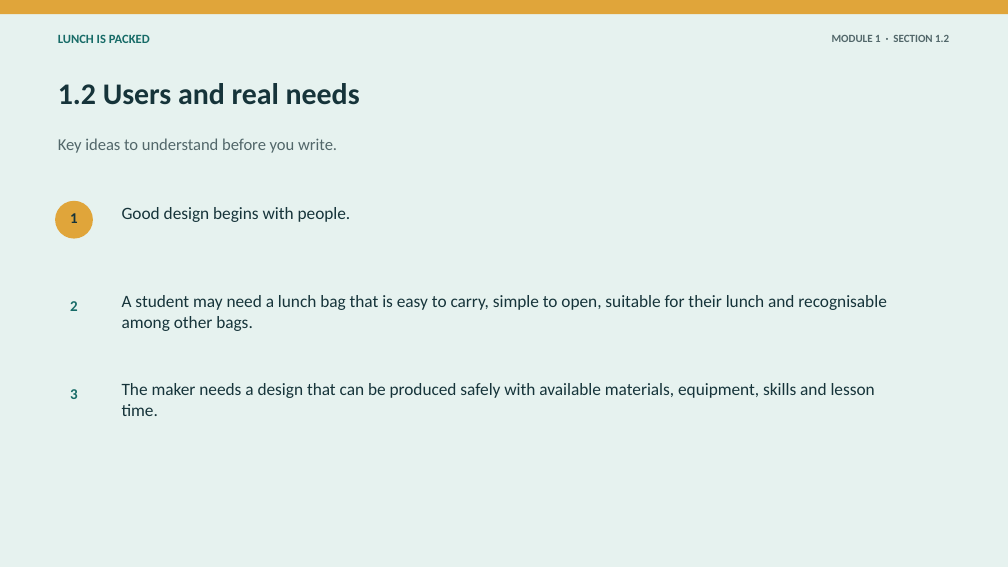
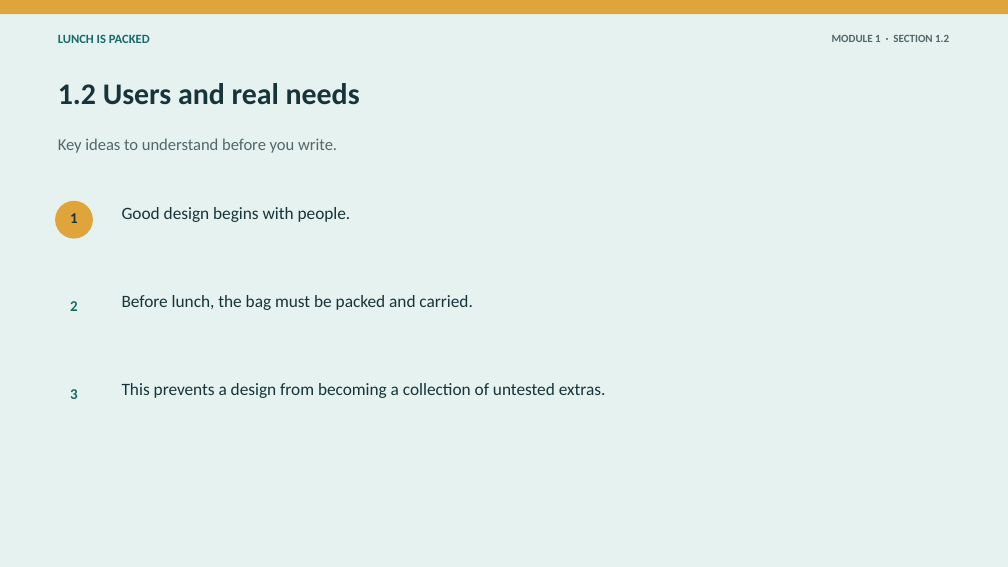
Before and after one commit to stevencowell/Year-7-8-Lunch-Is-Packed, a slide deck: slide 5 of resources/presentations/Lunch-Is-Packed-Module-01-the-design-challenge.pptx. Drawn at 1008x567 pixels with LibreOffice and Linux fonts; fonts in the diff are those of the drawing. Boxes give left, top, right and bottom in pixels: in the first picture for what was removed or moved away, otherwise in the second. Text is boxed around its words. In the diff, an @@ line names an element or a change of style, - is before the commit and + after.

Commit message:
Upgrade Lunch Is Packed to Riv Burger standard

```diff
--- a/resources/presentations/Lunch-Is-Packed-Module-01-the-design-challenge.pptx
+++ b/resources/presentations/Lunch-Is-Packed-Module-01-the-design-challenge.pptx
@@ text at [122, 295, 472, 310]: text changed @@
-A student may need a lunch bag that is easy to carry, simple to open, suitable for their lunch and recognisable among other bags.
+Before lunch, the bag must be packed and carried.
@@ text at [122, 383, 606, 398]: text changed @@
-The maker needs a design that can be produced safely with available materials, equipment, skills and lesson time.
+This prevents a design from becoming a collection of untested extras.
```
Also in this commit, not shown: 3 other slides changed, 48 other files.
